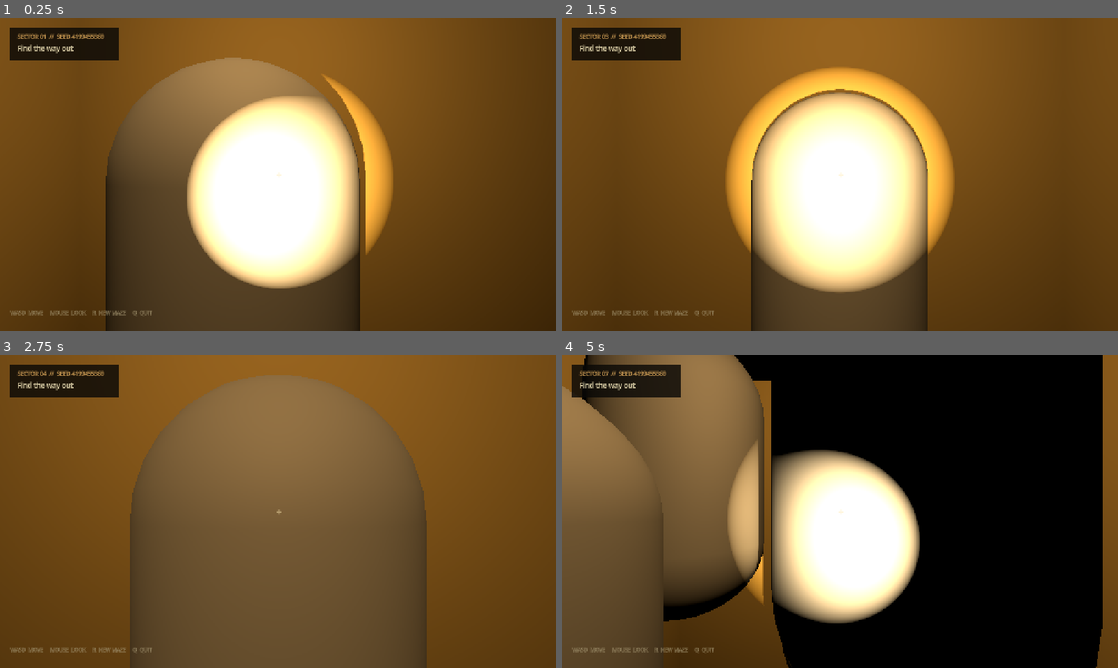
Above: before the commit, frames 1-4 (two rows, left to right).
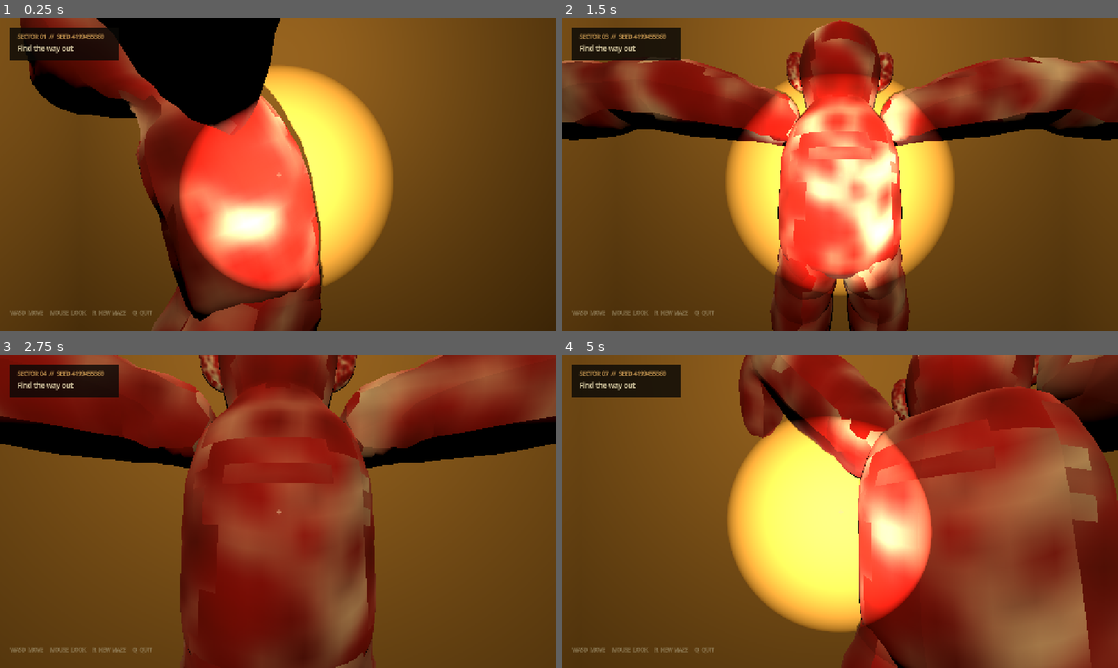
Above: after the commit, the same moments.

Repository: tvanzyl1/BackroomsGodot
Game: Godot game, scene res://main.tscn
The game is run twice, just before and just after one commit, with the same random seed, the same clock (stepped at 60 frames per second) and the same inputs.
Inputs (mouse positions are in pixels of both pictures, inside the frame that each line leads up to):
- Up to frame 1 (0.25 s): no input
- Up to frame 2 (1.5 s): tap Enter at 0.5 s; move the mouse to (867, 174) at 0.52 s; hold R (new_game) 0.53-1.28 s; hold W (move_forward) from 0.53 s (still down); move the mouse to (812, 174) at 1.27 s; tap R (new_game) at 1.35 s
- Up to frame 3 (2.75 s): keep holding W (move_forward); tap Space at 2 s; move the mouse to (289, 505) at 2.02 s; hold R (new_game) from 2.03 s (still down); tap F at 2.1 s
- Up to frame 4 (5 s): keep holding W (move_forward); tap Enter at 2.75 s; move the mouse to (834, 517) at 2.77 s; release R (new_game) at 2.78 s; tap R (new_game) at 2.85, 4.55 s; move the mouse to (878, 514) at 3.52 s; hold R (new_game) 3.53-4.28 s; move the mouse to (795, 508) at 4.27 s; tap F at 4.35 s

The runs differ from the first frame. In frame 1, 41% of the frame differs, in the area x 3-66%, y 0-100%; in frame 2, 40%; in frame 3, 52%; in frame 4, 89%, in the area x 0-100%, y 0-100%.

Commit message:
Added howler app

Diff:
--- a/Howler.gd
+++ b/Howler.gd
@@ -77,6 +77,10 @@
 var attack_audio: AudioStreamPlayer3D
 var animation_player: AnimationPlayer
 var debug_visuals: Node3D
+var monster_skeleton: Skeleton3D
+var monster_bones: Dictionary = {}
+var monster_rest_rotations: Dictionary = {}
+var procedural_animation_time: float = 0.0
 
 var rng := RandomNumberGenerator.new()
 var last_vision_check: float = 0.0
@@ -135,6 +139,7 @@
 	if current_state == State.DEAD:
 		return
 	_handle_movement(delta)
+	_update_model_animation()
 	_update_vision()
 	_handle_noise_reactions()
 
@@ -164,6 +169,7 @@
 		placeholder.mesh = body_mesh
 		placeholder.position.y = 1.0
 		model_root.add_child(placeholder)
+	_setup_procedural_animation()
 
 	navigation_agent = get_node_or_null("NavigationAgent3D")
 	if navigation_agent == null:
@@ -221,7 +227,7 @@
 		attack_audio.name = "AttackAudio"
 		audio_node.add_child(attack_audio)
 
-	animation_player = get_node_or_null("AnimationPlayer")
+	animation_player = model_root.find_child("AnimationPlayer", true, false) as AnimationPlayer
 	if animation_player == null:
 		animation_player = AnimationPlayer.new()
 		animation_player.name = "AnimationPlayer"
@@ -246,6 +252,42 @@
 	placeholder.mesh = body_mesh
 	placeholder.position.y = 1.0
 	model_root.add_child(placeholder)
+
+func _setup_procedural_animation() -> void:
+	monster_skeleton = model_root.find_child("Skeleton3D", true, false) as Skeleton3D
+	if monster_skeleton == null:
+		return
+	for bone_index in monster_skeleton.get_bone_count():
+		var bone_name := StringName(monster_skeleton.get_bone_name(bone_index))
+		monster_bones[bone_name] = bone_index
+		monster_rest_rotations[bone_name] = monster_skeleton.get_bone_rest(bone_index).basis.get_rotation_quaternion()
+
+func _update_procedural_animation(delta: float) -> void:
+	if monster_skeleton == null:
+		return
+	procedural_animation_time += delta
+	var movement_speed := Vector2(velocity.x, velocity.z).length()
+	var walking := movement_speed > 0.1
+	var cycle_speed := 4.0 + movement_speed * 0.8
+	var cycle := procedural_animation_time * cycle_speed
+	var swing := sin(cycle) if walking else sin(procedural_animation_time * 1.5) * 0.12
+	var leg_swing := swing * 0.55 if walking else swing * 0.25
+	_set_bone_rotation(&"upperarm_l", Vector3.FORWARD, 1.15 + swing * 0.15)
+	_set_bone_rotation(&"upperarm_r", Vector3.FORWARD, -1.15 - swing * 0.15)
+	_set_bone_rotation(&"lowerarm_l", Vector3.FORWARD, -0.25)
+	_set_bone_rotation(&"lowerarm_r", Vector3.FORWARD, 0.25)
+	_set_bone_rotation(&"thigh_l", Vector3.RIGHT, leg_swing)
+	_set_bone_rotation(&"thigh_r", Vector3.RIGHT, -leg_swing)
+	_set_bone_rotation(&"calf_l", Vector3.RIGHT, max(0.0, -leg_swing) * 0.7)
+	_set_bone_rotation(&"calf_r", Vector3.RIGHT, max(0.0, leg_swing) * 0.7)
+	_set_bone_rotation(&"spine_02", Vector3.RIGHT, sin(procedural_animation_time * 1.5) * 0.04)
+
+func _set_bone_rotation(bone_name: StringName, axis: Vector3, angle: float) -> void:
+	if not monster_bones.has(bone_name):
+		return
+	var bone_index: int = monster_bones[bone_name]
+	var rest_rotation: Quaternion = monster_rest_rotations[bone_name]
+	monster_skeleton.set_bone_pose_rotation(bone_index, rest_rotation * Quaternion(axis, angle))
 
 func _setup_noise_manager() -> void:
 	var existing := get_tree().get_first_node_in_group("noise_manager")
@@ -635,6 +677,16 @@
 	ring.material_override = StandardMaterial3D.new()
 	ring.material_override.albedo_color = Color(1.0, 0.0, 0.0)
 	debug_visuals.add_child(ring)
+
+func _update_model_animation() -> void:
+	if animation_player == null or not animation_player.has_animation("Walk"):
+		return
+	var is_moving := Vector2(velocity.x, velocity.z).length() > 0.1
+	if is_moving:
+		if animation_player.current_animation != "Walk":
+			animation_player.play("Walk")
+	elif animation_player.current_animation == "Walk":
+		animation_player.stop()
 
 func _set_state(new_state: State) -> void:
 	if current_state == new_state:
--- a/Howler.tscn
+++ b/Howler.tscn
@@ -1,10 +1,9 @@
 [gd_scene load_steps=4 format=3]
 
 [ext_resource type="Script" path="res://Howler.gd" id="1_howler"]
+[ext_resource type="PackedScene" path="res://stalker_lethal_ape.glb" id="2_ape"]
 
 [sub_resource type="CapsuleShape3D" id="CapsuleShape3D_1"]
-
-[sub_resource type="CapsuleMesh" id="CapsuleMesh_1"]
 
 [node name="Howler" type="CharacterBody3D"]
 script = ExtResource("1_howler")
@@ -15,9 +14,10 @@
 
 [node name="ModelRoot" type="Node3D" parent="."]
 
-[node name="Body" type="MeshInstance3D" parent="ModelRoot"]
-mesh = SubResource("CapsuleMesh_1")
+[node name="StalkerApe" parent="ModelRoot" instance=ExtResource("2_ape")]
+scale = Vector3(1.2, 1.2, 1.2)
 position = Vector3(0, 1, 0)
+rotation = Vector3(0, 3.141593, 0)
 
 [node name="NavigationAgent3D" type="NavigationAgent3D" parent="."]
 radius = 0.55
@@ -41,6 +41,4 @@
 
 [node name="AttackAudio" type="AudioStreamPlayer3D" parent="Audio"]
 
-[node name="AnimationPlayer" type="AnimationPlayer" parent="."]
-
 [node name="DebugVisuals" type="Node3D" parent="."]
--- a/main.gd
+++ b/main.gd
@@ -9,6 +9,7 @@
 
 var maze: Array[Array] = []
 var maze_root: Node3D
+var howler: Node3D
 var player: MazePlayer
 var rng := RandomNumberGenerator.new()
 var generation: int = 0
@@ -39,6 +40,12 @@
 
 func new_game() -> void:
 	generation += 1
+	if is_instance_valid(howler):
+		howler.free()
+	howler = null
+	if is_instance_valid(player):
+		player.free()
+	player = null
 	if maze_root:
 		maze_root.queue_free()
 	maze_root = Node3D.new()
@@ -172,7 +179,7 @@
 
 func _spawn_howler() -> void:
 	var howler_scene: PackedScene = preload("res://Howler.tscn")
-	var howler: Node3D = howler_scene.instantiate()
+	howler = howler_scene.instantiate()
 	howler.name = "Howler"
 	add_child(howler)
 	var spawn_offset := Vector3(0.0, 0.05, -1.4)
Not shown, added: _inspect_model.gd.uid
Binary file added: stalker_lethal_ape.glb
Not shown, added: stalker_lethal_ape.glb.import
Binary file added: stalker_lethal_ape_0.png
Not shown, added: stalker_lethal_ape_0.png.import
Binary file added: stalker_lethal_ape_1.png
Not shown, added: stalker_lethal_ape_1.png.import
Binary file added: stalker_lethal_ape_2.png
Not shown, added: stalker_lethal_ape_2.png.import
